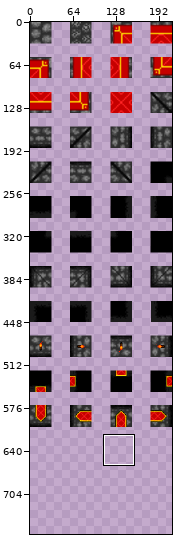
File history of a sprite sheet, assets/tiles.png. Above, an overview of the earlier version with the close-up marked.
Close-up. Before the edit:
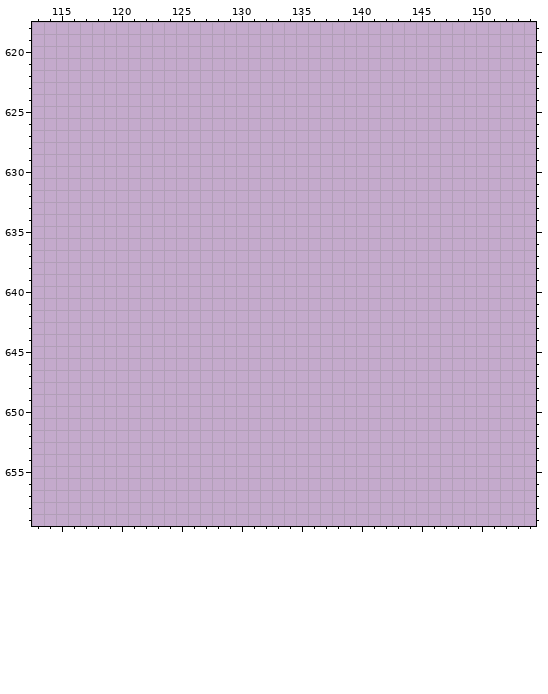
The file is 212x668 pixels. Colours within 5 levels of each other are drawn and written as one. Shown: x 113..154, y 618..659. The old version is drawn lined up with the new one, on the new canvas. The wide view leaves out empty margins. The commit also changed other parts of the picture, which this record leaves out.
The result:
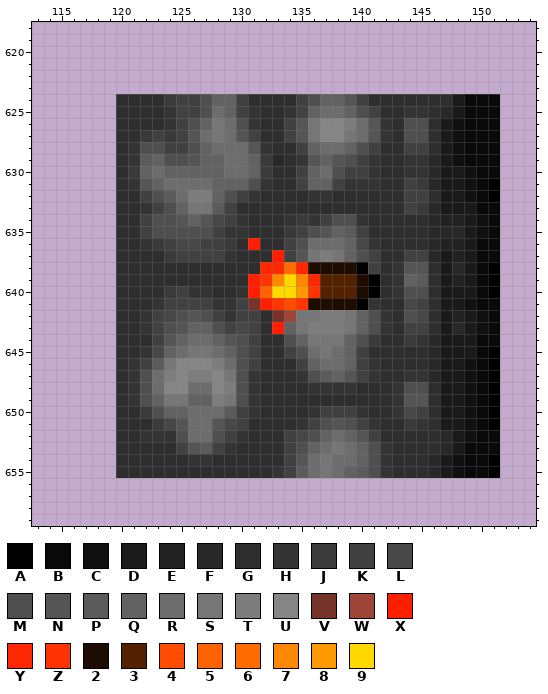
Palette (. is transparent): A #000000  B #090909  C #101010  D #1a1a1a  E #222222  F #282828  G #2e2e2e  H #343434  J #3a3a3a  K #414141  L #474747  M #4f4f4f  N #555555  P #5b5b5b  Q #626262  R #6d6d6d  S #767676  T #7d7d7d  U #868686  V #753329  W #9f4537  X #ff1f00  Y #ff2800  Z #ff3400  2 #1e0c00  3 #542100  4 #ff4c00  5 #ff6200  6 #ff6d00  7 #ff8800  8 #ff9900  9 #ffd800
The edit:
canvas 212x668 -> 212x892
@@ x 113..154 @@
 623 ..........................................
-624 ..........................................
-625 ..........................................
-626 ..........................................
-627 ..........................................
-628 ..........................................
-629 ..........................................
-630 ..........................................
-631 ..........................................
-632 ..........................................
-633 ..........................................
-634 ..........................................
-635 ..........................................
-636 ..........................................
-637 ..........................................
-638 ..........................................
-639 ..........................................
-640 ..........................................
-641 ..........................................
-642 ..........................................
-643 ..........................................
-644 ..........................................
-645 ..........................................
-646 ..........................................
-647 ..........................................
-648 ..........................................
-649 ..........................................
-650 ..........................................
-651 ..........................................
-652 ..........................................
-653 ..........................................
-654 ..........................................
-655 ..........................................
+624 .......GGGGJKKMQQKGGGGKMQQNKGGGGGGGDBBB...
+625 .......GGGGHKKMRQKHGGHKQRRQMKGGHHGFDBBB...
+626 .......GGGGHKMQSRMHGGKNSUUTRNHGMMGDCBBB...
+627 .......GGJKJKNRSRNKGGKNSUUSRNHGMMGDCBBB...
+628 .......GHMMKKMQRRRNHGGKQRRQMKGGKKGDCBBB...
+629 .......GHPQMMNQQRRQJFGHNQNMKHGGHHFDCBBB...
+630 .......GJQRQQQQQRRQJGGKQRMKKHGGHHFDDCBB...
+631 .......GHNQRRRRQQQMHGGKQQKHHHGGKJFDDCBA...
+632 .......GGKMPRTTQMKHGGGGHHGGGGGGKKGDDCBA...
+633 .......GGHKMQSSPKGGGGGGGGGGGGGGKJFDDDBB...
+634 .......GGKMMNQNLKHGGGHJHKMMHGGGGGFEEDCB...
+635 .......GGKMMMMMKHHGGGJKMNQPKGGGGGFFFDCB...
+636 .......GGHJKLLKKJGXGGKMRRRQLHGGGGFEEDBB...
+637 .......GGGGJKKKKHGGGXKNSTSQMKGGKKFDEDBB...
+638 .......GGGGGGGGGGGGYY6Y2222AKGHNNGDFDBA...
+639 .......GGGGGGGGGGGXZ797Y3332AGHQPGDEDBA...
+640 .......GGGGJKHHGGHX5998Z3332AGHMMGDDDBA...
+641 .......GGGHKKKKHHKVXZ4Z2222AHGGLKGDDCBB...
+642 .......GGHKLMNMKHKKGVWSSTTSQMHGMLGDEDCB...
+643 .......GGHKMNQQMKLKGXQSTTTSQMHGKKGDFDCB...
+644 .......GGGKNQRRQNMKGGMQSSSQMJGGJHFDDDBB...
+645 .......GGHLQRSSRQMKGGKMRSRQKGGGGGFDDDBA...
+646 .......GHKPSUUUTRMKGGGKQRRQKHGGGGFDDCBA...
+647 .......GHMRTUTTUSMHGGGHMPQNKHGGHHFDDCBA...
+648 .......GHMRUURRUTMHGGGGHHHHGGGHMMGDDCBA...
+649 .......GHMQSSQQTSMHGGGGGGGGGGGHNNGDDCBA...
+650 .......GGJMQQRRRPKHGGGGHKKKHGGHLKGDDCBA...
+651 .......GGGJLNRRNLKGGGGHKMNMKHGGJHGDDCBA...
+652 .......GGHHHMRRMKHGGGKLMQRQNKGGGGGFDCBB...
+653 .......GGGGGKNPKHGGGGKMQRSRQMHGGGGFDBBB...
+654 .......GGGGGGHHGGGGGGKNRSRRQMHGGGFDCBBA...
+655 .......GGGGGGGGGGGGGHKPRSRQPMHGGGFDCBBA...
 656 ..........................................
Changed places in both close-ups, as pixel boxes (x1, y1, x2, y2):
added: (116, 94, 500, 478)
